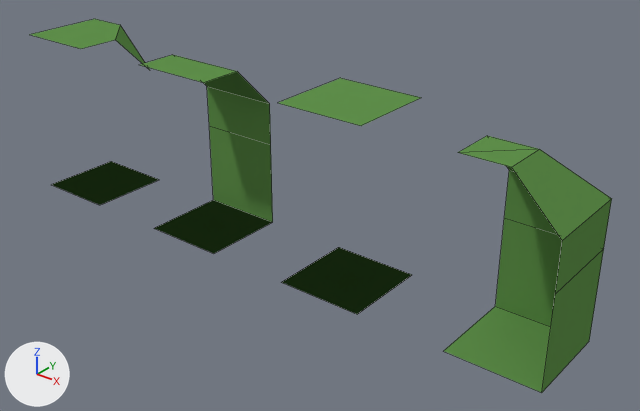
An edit to the Blender file blender/tiles.blend, drawn before and after from the same camera.
Before and after are seen from a 50 mm lens placed at (11.8, -13.18, 9.68), pointed at (1.03, 0.28, 1.33). The axes (+X, +Y, +Z) are drawn at lower left. The lights are the same throughout. Mesh edges are drawn as thin lines.

In view in the first picture: 'Corner_in', 'Corner_out', 'Floor', 'Wall'.
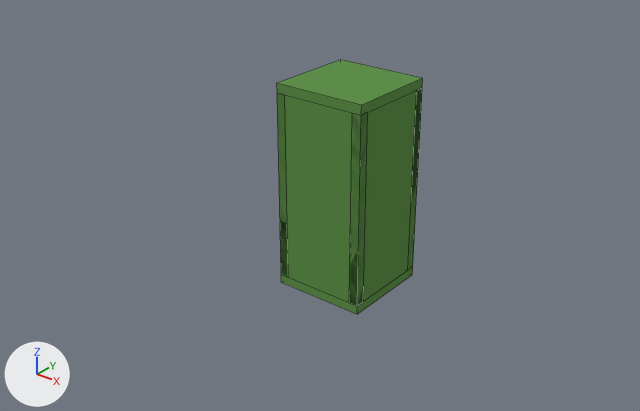
The newer file is also rescaled (x0.5), turned or shifted as a whole; pictures and numbers use the older file's frame.

What differs and where, as boxes (x1, y1, x2, y2) in the pictures (640 x 411 px; the box of a moved part takes in the faces that stretch with it):
```json
{"object": "Corner_in", "change": "deleted", "before": [444, 136, 612, 393], "on screen": "green"}
{"object": "Wall Left", "change": "added", "after": [277, 93, 368, 306], "on screen": "green"}
{"object": "Wall", "change": "deleted", "before": [140, 55, 273, 254], "on screen": "green"}
{"object": "Wall Up", "change": "added", "after": [349, 89, 422, 305], "on screen": "green"}
{"object": "Floor", "change": "reshaped", "before": [278, 78, 421, 314], "after": [281, 267, 413, 314]}
{"object": "Celling", "change": "added", "after": [277, 59, 423, 115], "on screen": "green"}
{"object": "Corner_out", "change": "deleted", "before": [30, 19, 159, 205], "on screen": "black"}
{"object": "Wall Down", "change": "added", "after": [277, 94, 288, 277]}
{"object": "Wall Right", "change": "added", "after": [408, 88, 422, 266]}
{"part": 1, "of": "me_plane_002", "change": "deleted", "before": [278, 78, 421, 126], "on screen": "green"}
{"part": 2, "of": "me_plane_002", "change": "moved or reshaped", "before": [282, 247, 412, 314], "after": [281, 267, 413, 314]}
```

Edits to the scene script, one JSON object a line:
```json
{"block": "me_plane_002", "where": "me_plane_002.from_pydata(...)  # 12 vertices, 7 faces; spans x -1.0..1.0, y -1.0..1.0, z 0.0..4.0"}
{"block": "me_plane_002", "where": "# used by ob_floor; location = (2.0, 0.0, 0.0)"}
{"block": "me_plane_002", "where": "# verts and faces of me_plane_002; kept vertices keep their numbers, new ones are numbered from 12"}
{"block": "me_plane_002", "where": "# before: 4 (-1.0, -1.0, 0.0) at pixel (281, 282), 5 (1.0, -1.0, 0.0) at pixel (357, 314), 6 (-1.0, 1.0, 0.0) at pixel (338, 247), 7 (1.0, 1.0, 0.0) at pixel (412, 274)"}
{"block": "me_plane_002", "change": "me_plane_002 part 1: the loose piece of 4 vertices spanning x -1.0..1.0, y -1.0..1.0, z 4.0 is deleted"}
{"block": "me_plane_002", "change": "me_plane_002 part 2"}
{"op": "add", "block": "me_plane_002", "code": "for i in [*range(4, 8)]: verts[i] += (0.0, 0.0, 0.2)"}
{"op": "add", "block": "me_cube_005", "code": ["me_cube_005 = bpy.data.meshes.new('Cube.005')", "me_cube_005.from_pydata(...)  # a box spanning x -1.0..1.0, y -1.0..1.0, z -1.0..1.0", "me_cube_005.materials.append(mat_material_001)  # its picture is missing"]}
{"op": "add", "block": "me_cube_004", "code": ["me_cube_004 = bpy.data.meshes.new('Cube.004')", "me_cube_004.from_pydata(...)  # a box spanning x -1.0..1.0, y -1.0..1.0, z -1.0..1.0", "me_cube_004.materials.append(mat_material_001)  # its picture is missing"]}
{"op": "remove", "block": "ob_wall", "code": ["ob_wall = bpy.data.objects.new('Wall', me_plane)", "ob_wall.location = (-2.0, 0.0, 0.0)"]}
{"op": "remove", "block": "ob_corner_in", "code": ["ob_corner_in = bpy.data.objects.new('Corner_in', me_plane_001)", "ob_corner_in.location = (6.0, 0.0, 0.0)"]}
{"op": "remove", "block": "ob_corner_out", "code": ["ob_corner_out = bpy.data.objects.new('Corner_out', me_plane_004)", "ob_corner_out.location = (-6.0, 0.0, 0.0)"]}
{"op": "add", "block": "ob_celling", "code": ["ob_celling = bpy.data.objects.new('Celling', me_cube_005)", "ob_celling.location = (2.0, 0.0, 4.3)", "ob_celling.scale = (1.0, 1.0, 0.1)"]}
{"op": "add", "block": "ob_wall_down", "code": ["ob_wall_down = bpy.data.objects.new('Wall Down', me_cube_004)", "ob_wall_down.location = (1.1, 0.0, 2.2)", "ob_wall_down.rotation_euler = (1.571, 0.0, 1.571)  # degrees (90, 0, 90)", "ob_wall_down.scale = (1.0, 2.0, 0.1)"]}
{"op": "add", "block": "ob_wall_up", "code": ["ob_wall_up = bpy.data.objects.new('Wall Up', me_cube_004.copy())", "ob_wall_up.location = (2.9, 0.0, 2.2)", "ob_wall_up.rotation_euler = (1.571, 0.0, 1.571)  # degrees (90, 0, 90)", "ob_wall_up.scale = (1.0, 2.0, 0.1)"]}
{"op": "add", "block": "ob_wall_right", "code": ["ob_wall_right = bpy.data.objects.new('Wall Right', me_cube_004.copy())", "ob_wall_right.location = (2.0, 0.9, 2.2)", "ob_wall_right.rotation_euler = (1.571, 0.0, 0.0)  # degrees (90, 0, 0)", "ob_wall_right.scale = (1.0, 2.0, 0.1)"]}
{"op": "add", "block": "ob_wall_left", "code": ["ob_wall_left = bpy.data.objects.new('Wall Left', me_cube_004.copy())", "ob_wall_left.location = (2.0, -0.9, 2.2)", "ob_wall_left.rotation_euler = (1.571, 0.0, 0.0)  # degrees (90, 0, 0)", "ob_wall_left.scale = (1.0, 2.0, 0.1)"]}
```
